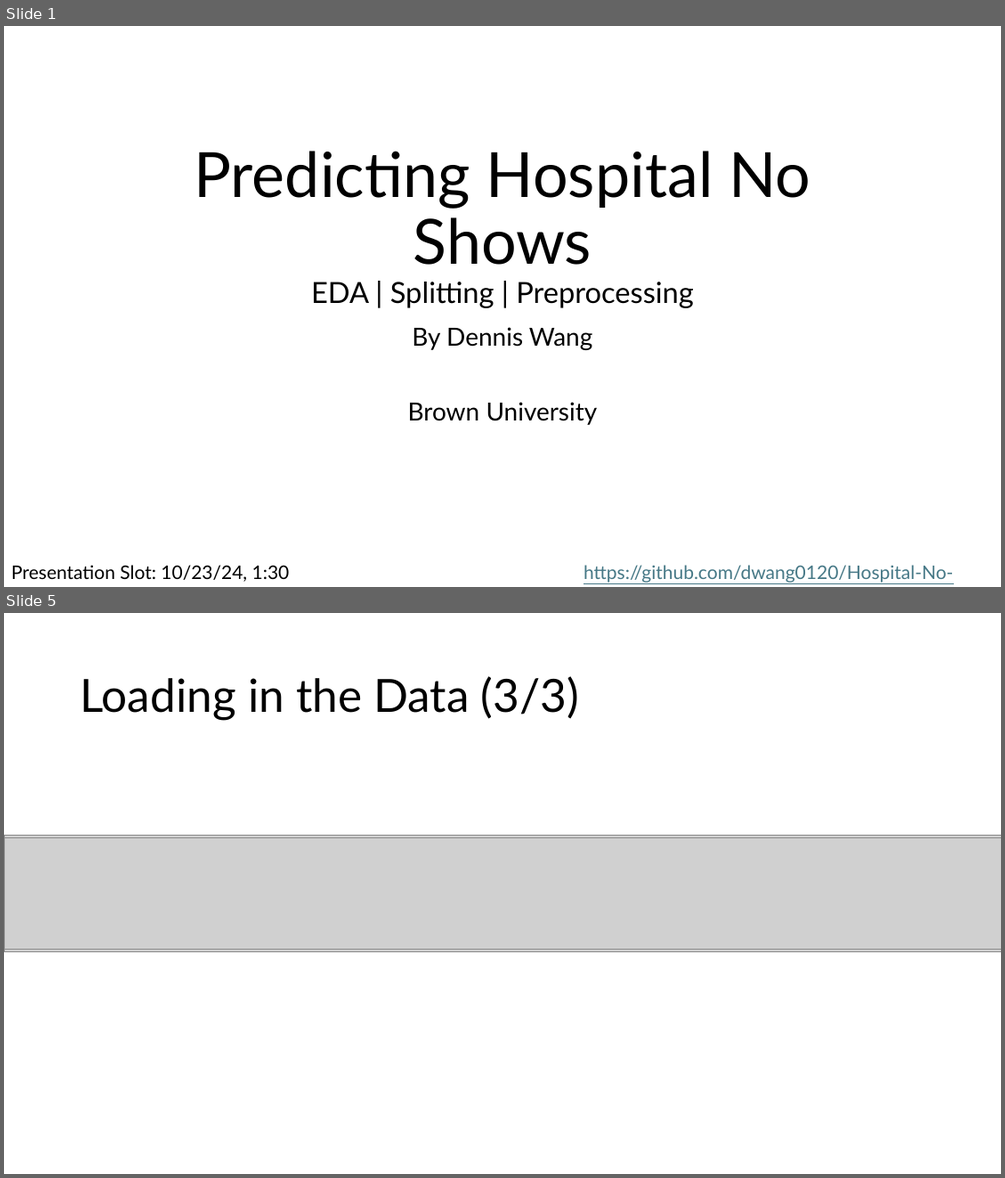
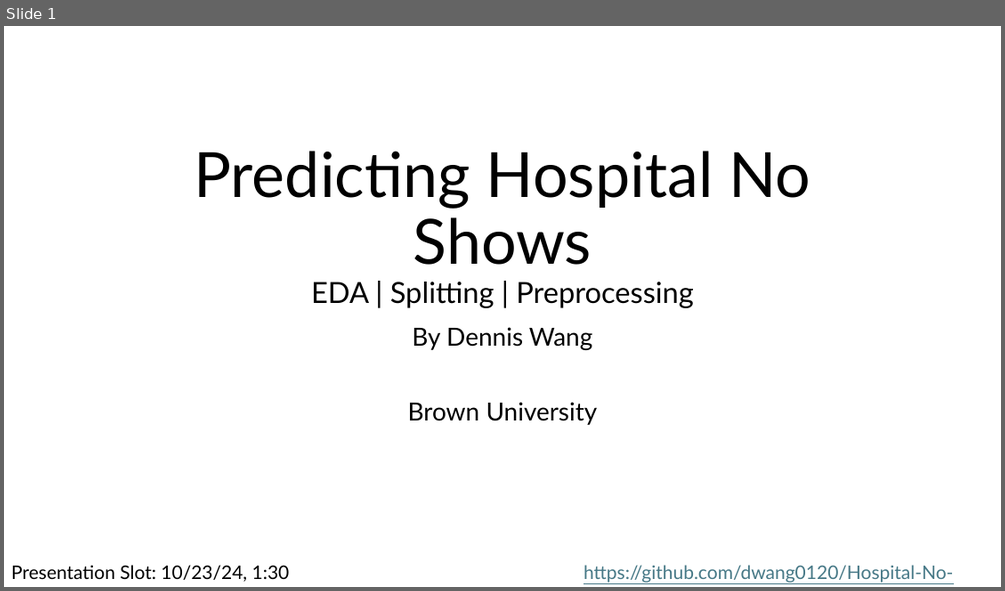
Before and after one commit to dwang0120/Hospital-No-Shows, a slide deck: Hospital No Shows.pptx. Shown one above the other, each under a label of ours: slides 1 and 5 before the commit, slide 1 after it; the slides between them are not shown. The pictures are 1005x1178 and 1005x591 pixels, drawn with LibreOffice and Linux fonts; fonts in the diff are those of the drawing; grey boxes stand for pictures. Boxes give left, top, right and bottom in pixels: in the first picture for what was removed or moved away, otherwise in the second. Text is boxed around its words. In the diff, an @@ line names an element or a change of style, - is before the commit and + after.

```diff
--- a/Hospital No Shows.pptx
+++ b/Hospital No Shows.pptx
@@ slide 5 removed at box(4, 613, 1001, 1174), background #FFFFFF @@
@@ title removed at box(80, 676, 579, 720) @@
-Loading in the Data (3/3)
@@ picture removed at box(4, 837, 1001, 949) @@
@@ picture removed at box(4, 835, 1001, 952) @@
@@ picture removed at box(4, 838, 1001, 949) @@
```
Also in this commit, not shown: 9 slides changed, 9 slides added, 2 other slides removed, 1 other file.
